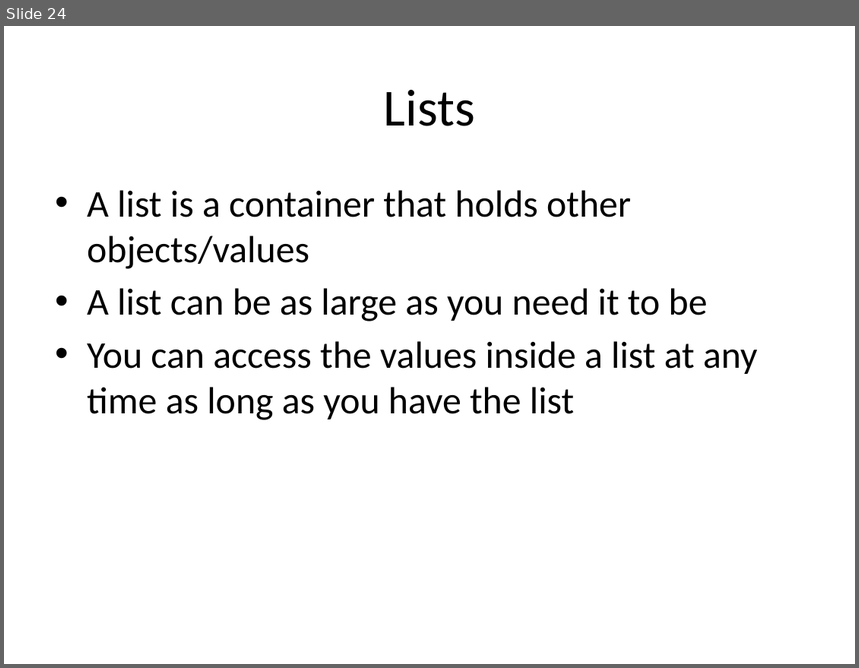
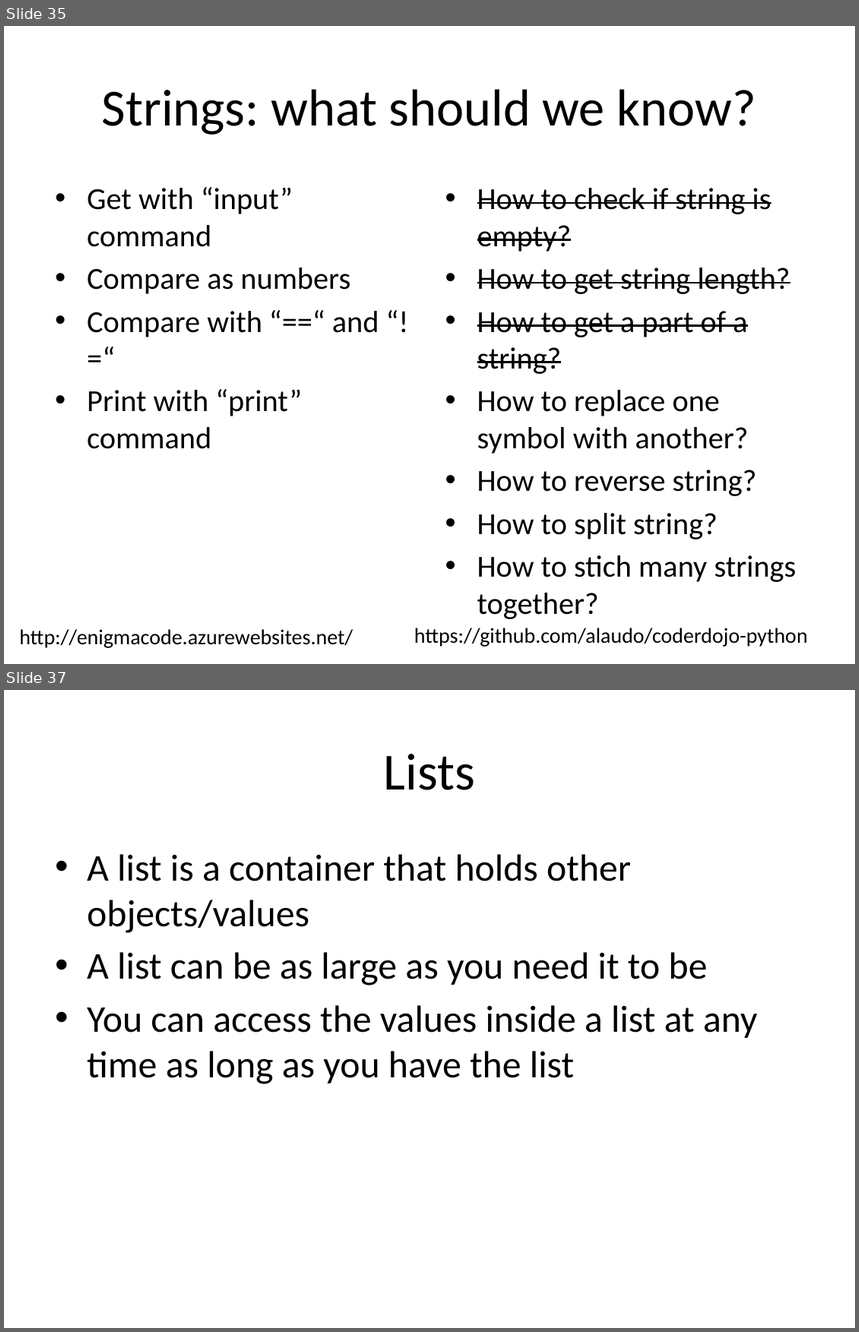
Before and after one commit to alaudo/coderdojo-python, a slide deck: dojo-presentation-intermediate.pptx. Shown one above the other, each under a label of ours: slide 24 before the commit, slides 35 and 37 after it; the slides between them are not shown. The pictures are 859x668 and 859x1332 pixels, drawn with LibreOffice and Linux fonts; fonts in the diff are those of the drawing. Boxes give left, top, right and bottom in pixels: in the first picture for what was removed or moved away, otherwise in the second. Text is boxed around its words. In the diff, an @@ line names an element or a change of style, - is before the commit and + after.

```diff
--- a/dojo-presentation-intermediate.pptx
+++ b/dojo-presentation-intermediate.pptx
@@ slide 35 added at [4, 26, 855, 664], background #FFFFFF @@
@@ title added at [102, 89, 756, 135], 44 pt, text #000000 @@
+Strings: what should we know?
@@ text added at [87, 187, 379, 449], 25.9 pt, text #000000 @@
+• Get with “input” command
+• Compare as numbers
+• Compare with “==“ and “!=“
+• Print with “print” command
@@ text added at [477, 188, 797, 582], 25.9 pt, text #000000 @@
+• How to check if string is empty?
+• How to get string length?
+• How to get a part of a string?
+• How to replace one symbol with another?
+• How to reverse string?
+• How to split string?
+• How to stich many strings together?
@@ text added at [19, 629, 353, 648], 18 pt, text #000000 @@
+http://enigmacode.azurewebsites.net/
@@ text added at [414, 628, 808, 647], 18 pt, text #000000 @@
+https://github.com/alaudo/coderdojo-python
@@ what was slide 24 is now slide 37 @@
```
Also in this commit, not shown: 18 slides changed, 19 other slides added, 4 slides removed.
